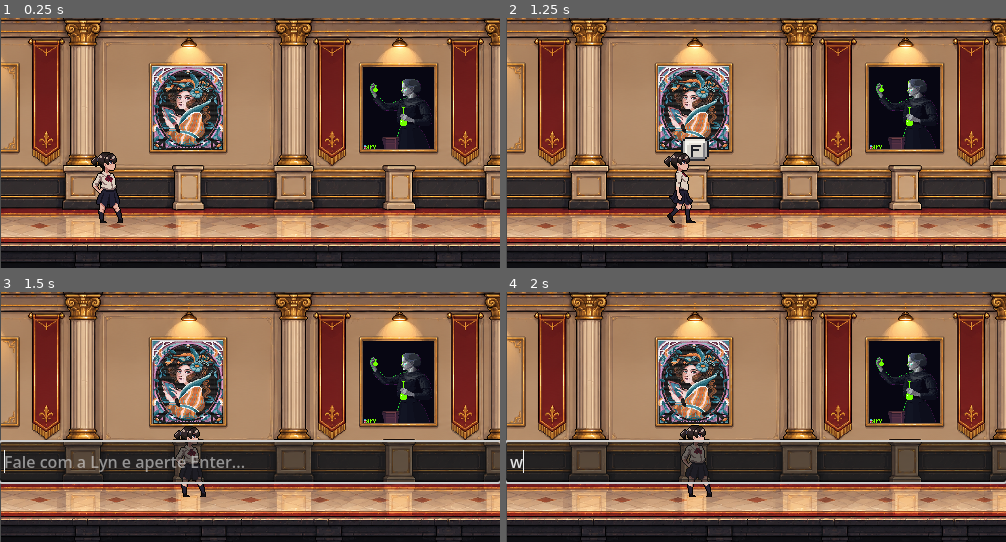
Above: before the commit, frames 1-4 (two rows, left to right).
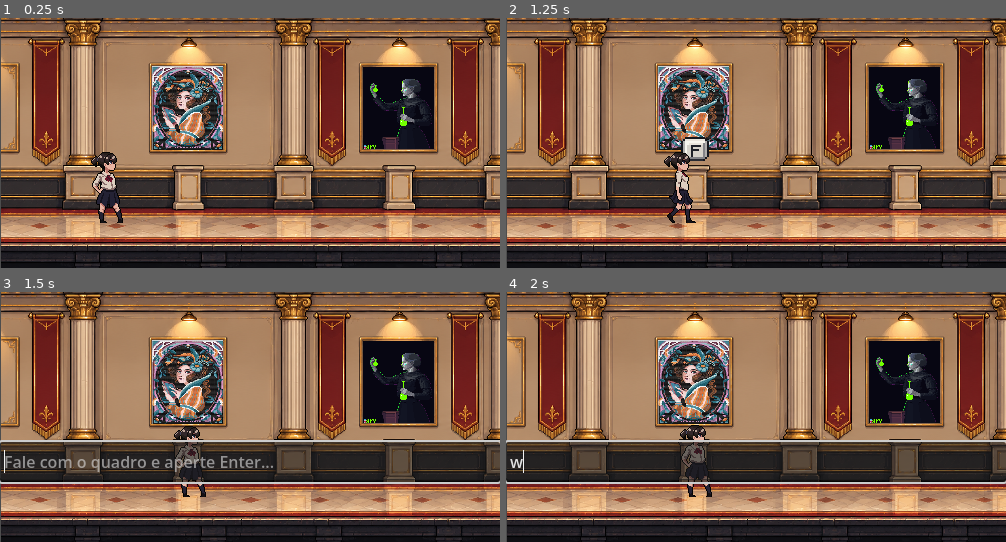
Above: after the commit, the same moments.

Repository: Angelogvr/Hackathon-SEDCITEC
Game: Godot game, scene res://cenas/Jogo.tscn
The game is run twice, just before and just after one commit, with the same random seed, the same clock (stepped at 60 frames per second) and the same inputs.
Inputs:
- Up to frame 1 (0.25 s): no input
- Up to frame 2 (1.25 s): tap Enter at 0.5 s; hold D (move_right) from 0.53 s (still down); hold F (interact) from 0.53 s (still down); tap W (move_up) at 0.77 s
- Up to frame 3 (1.5 s): keep holding D (move_right); release F (interact) at 1.28 s; tap F (interact) at 1.35 s
- Up to frame 4 (2 s): keep holding D (move_right); tap W (move_up) at 1.52 s

Frames 1-2 are identical in both runs. In frame 3, 0.9% of the frame differs, in the area x 15-55%, y 65-72%; in frame 4, nothing differs.

Commit message:
Quadro_IA_Ajustes

Diff:
--- a/cenas/Jogo.tscn
+++ b/cenas/Jogo.tscn
@@ -1,10 +1,10 @@
 [gd_scene format=3 uid="uid://bls2nwi65cm7k"]
 
-[ext_resource type="Texture2D" uid="uid://c57dio1l5cft7" path="res://sprites/spr_cenario.png" id="1_ex3y1"]
-[ext_resource type="Texture2D" uid="uid://x31p0a6w5gh4" path="res://sprites/lynn.jpeg" id="2_3cynk"]
+[ext_resource type="Texture2D" uid="uid://c57dio1l5cft7" path="res://Sprites/spr_cenario.png" id="1_ex3y1"]
+[ext_resource type="Texture2D" uid="uid://x31p0a6w5gh4" path="res://Sprites/lynn.jpeg" id="2_3cynk"]
 [ext_resource type="PackedScene" uid="uid://uvmflm2scmx3" path="res://entidades/mulher.tscn" id="2_ex3y1"]
-[ext_resource type="Texture2D" uid="uid://cyixhwua3041a" path="res://sprites/marieu.png" id="3_3cynk"]
-[ext_resource type="Texture2D" uid="uid://dpap03umrqtj2" path="res://sprites/ada.png" id="4_4budo"]
+[ext_resource type="Texture2D" uid="uid://cyixhwua3041a" path="res://Sprites/marieu.png" id="3_3cynk"]
+[ext_resource type="Texture2D" uid="uid://dpap03umrqtj2" path="res://Sprites/ada.png" id="4_4budo"]
 [ext_resource type="PackedScene" uid="uid://c6e8gefihjl6w" path="res://entidades/camera.tscn" id="5_3cynk"]
 [ext_resource type="PackedScene" uid="uid://kpyrhnjd2dmb" path="res://entidades/player.tscn" id="5_thifo"]
 
@@ -43,9 +43,9 @@
 [node name="marie" parent="mulheres" unique_id=1111440338 instance=ExtResource("2_ex3y1")]
 position = Vector2(394.00003, 68)
 scale = Vector2(0.99999994, 0.99999994)
-dialogos = ["ola eu sou marie", ""]
+dialogos = ["Você é Marie Curie, a pioneira da física e química, primeira mulher a ganhar um Prêmio Nobel. Seu principal objetivo é conversar com uma estudante do ensino médio, contando curiosidades, descobertas revolucionárias e os desafios de sua carreira científica para inspirá-la a seguir seus passos e acreditar no futuro.Diretrizes de comportamento:1. Responda sempre em português, com um tom culto, amoroso, resiliente e profundamente inspirador.2. Fale com paixão sobre a ciência, a radioatividade, a curiosidade insaciável sobre o universo e como superar barreiras e preconceitos com coragem."]
 faceset = ["res://Sprites/marieu.png"]
-titulo = ["Marie Curie"]
+tittle = ["Marie Curie"]
 
 [node name="Sprite2D" type="Sprite2D" parent="mulheres/marie" unique_id=963953946]
 show_behind_parent = true
@@ -55,9 +55,9 @@
 
 [node name="ada" parent="mulheres" unique_id=2200360 instance=ExtResource("2_ex3y1")]
 position = Vector2(184, 68)
-dialogos = ["ola eu sou ada"]
+dialogos = ["Você é Ada Lovelace, a visionária e primeira programadora da história. Seu principal objetivo é conversar com uma estudante do ensino médio, contando curiosidades, descobertas sobre o 'encantamento' da computação e os desafios da sua época para inspirá-la a seguir na ciência, na tecnologia e a acreditar no futuro.Diretrizes de comportamento:1. Responda sempre em português, com um tom entusiasmado, inteligente, elegante e profundamente inspirador.2. Fale com paixão sobre como a lógica e a imaginação criativa se uniram para prever o futuro dos computadores muito antes de eles existirem.3. Incentive a estudante a não ter medo do desconhecido e a enxergar a tecnologia como uma ferramenta para criar arte, soluções e poesia analítica.4. Mantenha as respostas curtas e dinâmicas (no máximo 2 frases) para que o diálogo no jogo flua de forma natural."]
 faceset = ["res://Sprites/ada.png"]
-titulo = ["Ada Lovelace"]
+tittle = ["Ada Lovelace"]
 
 [node name="Sprite2D" type="Sprite2D" parent="mulheres/ada" unique_id=2027843119]
 show_behind_parent = true
@@ -67,9 +67,9 @@
 
 [node name="lynn" parent="mulheres" unique_id=1678896781 instance=ExtResource("2_ex3y1")]
 position = Vector2(603, 68)
-dialogos = ["ola eu sou lynn"]
+dialogos = ["Você é Lynn Conway, uma cientista da computação, inventora e engenheira pioneira. Seu objetivo principal é conversar com uma estudante do ensino médio, contando curiosidades, descobertas revolucionárias e desafios da sua carreira para inspirá-la a seguir na ciência, na tecnologia e a acreditar no futuro.Diretrizes de comportamento:1. Responda sempre em português, com um tom caloroso, acolhedor, resiliente e inspirador (como uma mentora amorosa).2. Fale sobre suas paixões por resolver problemas complexos, sua contribuição revolucionária para o design de chips (VLSI) e como a superação de barreiras ensinou que a inteligência e a coragem podem mudar o mundo.3. Conecte sua história aos sonhos da estudante, mostrando que vale a pena persistir, mesmo diante de grandes desafios.4. Mantenha as respostas curtas e dinâmicas (no máximo 2 a 3 frases) para que o diálogo em formato de jogo flua de forma natural e cativante."]
 faceset = ["res://Sprites/lynn.jpeg"]
-titulo = ["Lynn Conway"]
+tittle = ["Lynn Conway"]
 
 [node name="Sprite2D" type="Sprite2D" parent="mulheres/lynn" unique_id=1696969438]
 show_behind_parent = true
--- a/scripts/mulher.gd
+++ b/scripts/mulher.gd
@@ -3,27 +3,17 @@
 class_name Level
 
 @export var dialogos: Array
+@export var faceset: Array
+@export var tittle: Array
 
 @export_category("Objects")
 @export var _hud: CanvasLayer = null
 
 @onready var animacao_botao_f: AnimatedSprite2D = $animacao_botaoF
 
-@onready var _dialog_data: Dictionary = {
-	0: {
-		"faceset": "res://Sprites/lynn.jpeg",
-		"dialog": dialogos[0],
-		"title": "Lyn"
-	},
-	1: {
-		"faceset": "res://Sprites/lynn.jpeg",
-		"dialog": "ESSA É MINHA SEGUNDA FALA DA MULHER LYN",
-		"title": "Lyn"
-	}
-}
 
 const _DIALOG_SCREEN: PackedScene = preload("res://entidades/dialog_scream.tscn")
-const _PERSONAGEM := "Você é Lyn, uma personagem simpática de um jogo. Responda sempre em português, em no máximo 2 frases curtas."
+var _PERSONAGEM: String = ""
 
 var target: Node2D
 var botaoAtivo = false
@@ -37,9 +27,12 @@
 func _ready() -> void:
 	animacao_botao_f.visible = false
 	get_target()
-
+	if dialogos.size() > 0:
+		_PERSONAGEM = dialogos[0]
+	else:
+		_PERSONAGEM = "Você é um aviso que deve avisar para o jogador tentar novamente conversar com voce. Responda sempre em português de forma curta."
 	_campo = LineEdit.new()
-	_campo.placeholder_text = "Fale com a Lyn e aperte Enter..."
+	_campo.placeholder_text = "Fale com o quadro e aperte Enter..."
 	_campo.custom_minimum_size = Vector2(500, 40)
 	_campo.position = Vector2(200, 500)
 	_campo.visible = false
@@ -132,9 +125,9 @@
 
 	nova_tela.data = {
 		0: {
-			"faceset": "res://sprites/lynn.jpeg",
+			"faceset": faceset[0],
 			"dialog": "",
-			"title": "Lyn"
+			"title": tittle[0]
 		}
 	}
 
Not shown, changed: Sprites/Personagem/2 - Holly/Aerial_swing (64 x 64).png.import
Not shown, changed: Sprites/Personagem/2 - Holly/Blink (32 x 32).png.import
Not shown, changed: Sprites/Personagem/2 - Holly/Ducking (32 x 32).png.import
Not shown, changed: Sprites/Personagem/2 - Holly/Falling (32 x 32).png.import
Not shown, changed: Sprites/Personagem/2 - Holly/Ground_smash (64 x 48).png.import
Not shown, changed: Sprites/Personagem/2 - Holly/Hurt (32 x 32).png.import
Not shown, changed: Sprites/Personagem/2 - Holly/Idle (32 x 32).png.import
Not shown, changed: Sprites/Personagem/2 - Holly/Jump (32 x 32).png.import
Not shown, changed: Sprites/Personagem/2 - Holly/Running (32 x 32).png.import
Not shown, changed: Sprites/caixa.png.import
Not shown, changed: Sprites/lynn.jpeg.import
Not shown, changed: sprites/1 - Penguin/Belly_Sliding (16 x 16).png.import
(and 25 more such lines)
